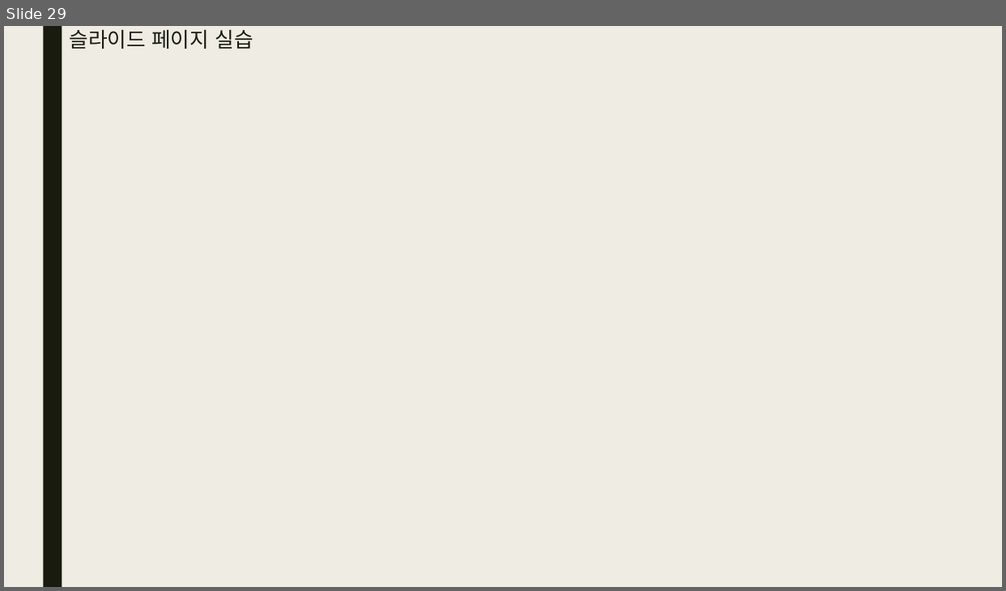
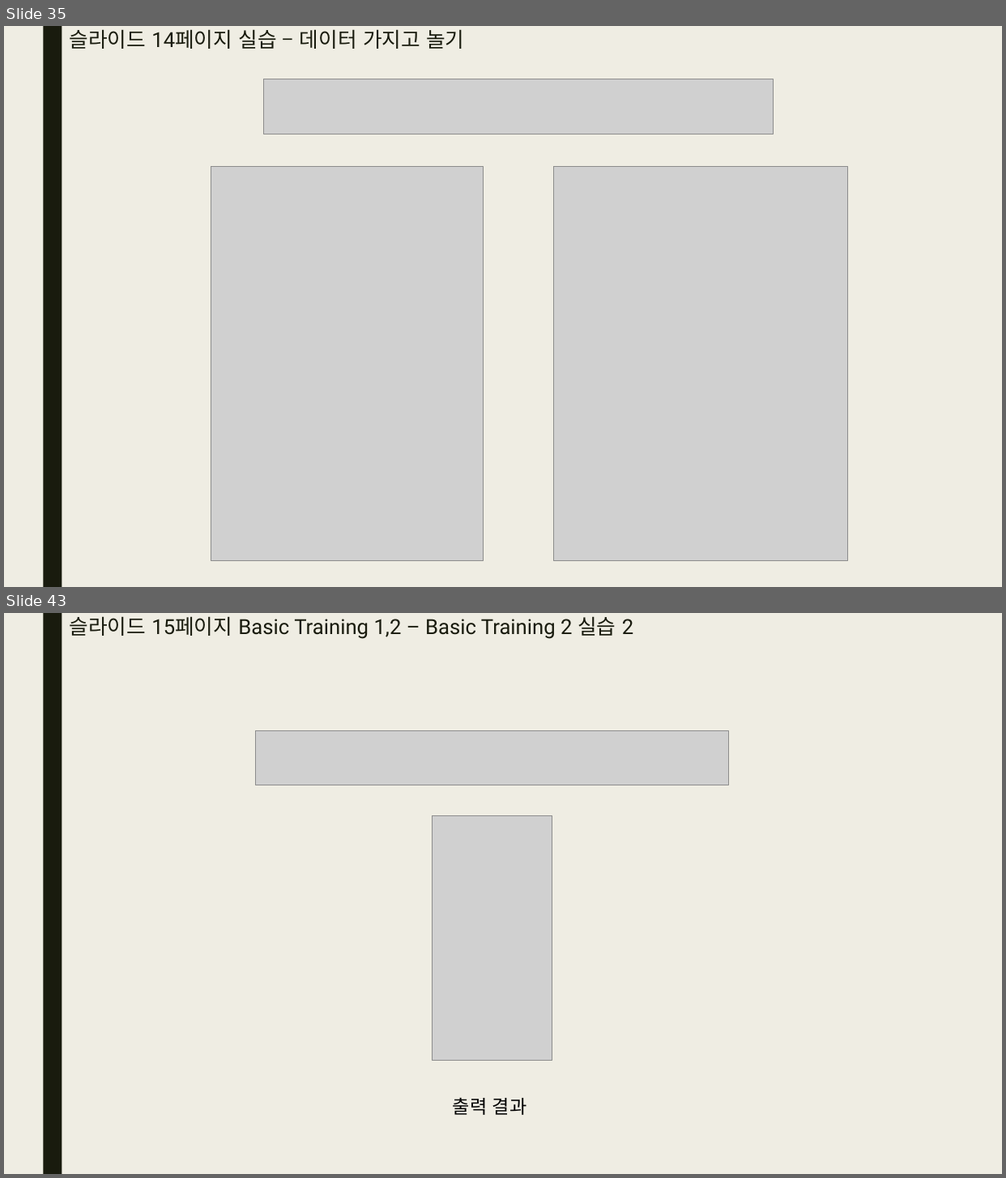
Before and after one commit to bino0130/politec-database, a slide deck: 데이터베이스프로그래밍 과제/20230518 데이터베이스 3강 과제 남정현.pptx. Shown one above the other, each under a label of ours: slide 29 before the commit, slides 35 and 43 after it; the slides between them are not shown. The pictures are 1006x591 and 1006x1178 pixels, drawn with LibreOffice and Linux fonts; fonts in the diff are those of the drawing; grey boxes stand for pictures. Boxes give left, top, right and bottom in pixels: in the first picture for what was removed or moved away, otherwise in the second. Text is boxed around its words. In the diff, an @@ line names an element or a change of style, - is before the commit and + after.

Commit message:
Update 20230518 데이터베이스 3강 과제 남정현.pptx
DB 3강 ppt 과제 업데이트

```diff
--- a/데이터베이스프로그래밍 과제/20230518 데이터베이스 3강 과제 남정현.pptx
+++ b/데이터베이스프로그래밍 과제/20230518 데이터베이스 3강 과제 남정현.pptx
@@ slide 43 added at [4,613,1002,1174], background #EFEDE3; not listed: 1 template element that a slide beside it also shows @@
@@ title added at [70,616,633,639], 20 pt, text #191B0E @@
+슬라이드 15페이지 Basic Training 1,2 – Basic Training 2 실습 2
@@ picture added at [256,730,729,786] @@
@@ picture added at [432,815,552,1061] @@
@@ text added at [453,1097,527,1115], 18 pt, text #000000 @@
+출력 결과
@@ what was slide 29 is now slide 35 @@
@@ slide 35 changed as well @@
@@ title at [70,29,464,49]: text changed @@
-슬라이드 페이지 실습
+슬라이드 14페이지 실습 – 데이터 가지고 놀기
@@ picture added at [264,79,773,134] @@
@@ picture added at [211,167,484,561] @@
@@ picture added at [554,167,848,561] @@
```
Also in this commit, not shown: 12 other slides changed, 34 other slides added.
